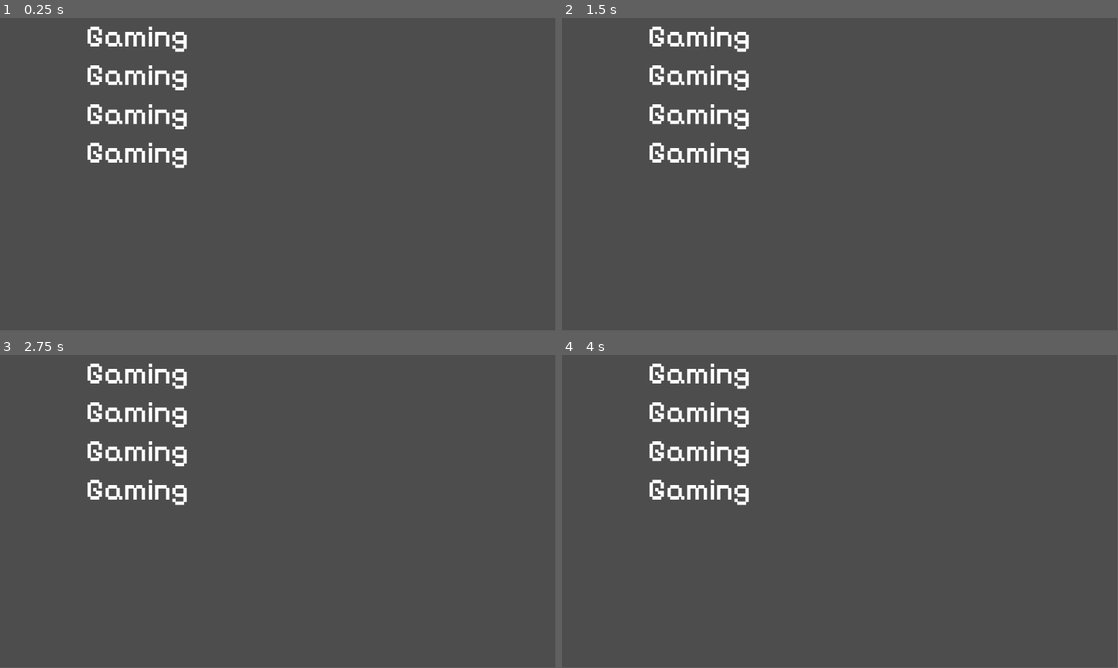
Above: before the commit, frames 1-4 (two rows, left to right).
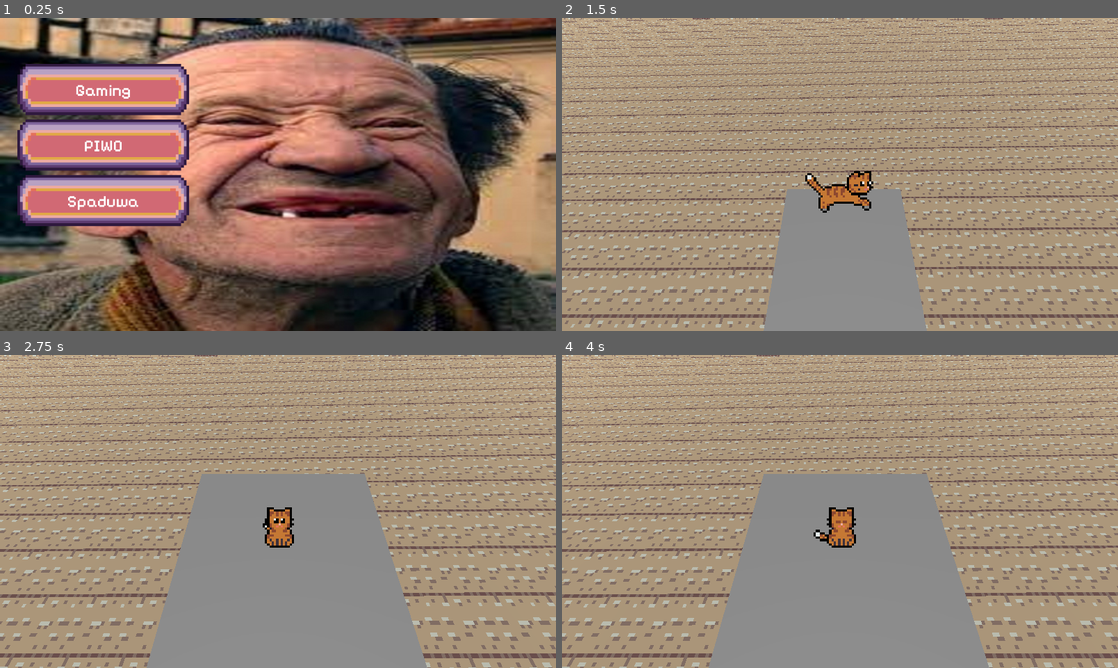
Above: after the commit, the same moments.

Repository: PieroganoReggiano/kot-puszek
Game: Godot game, scene res://meniusy/startowe_menu.tscn
Same seed, same stepped clock (60 frames per second), same inputs: the game is played once before the commit and once after it. This scene is started directly instead of the project's main scene.
Inputs (mouse positions are in pixels of both pictures, inside the frame that each line leads up to):
- Up to frame 1 (0.25 s): no input
- Up to frame 2 (1.5 s): click (701, 36) at 0.5 s, where only the run before the commit has a clickable "[center]Gaming[/center]"; click (667, 89) at 1.25 s, where only the run after the commit has a clickable "Gaming"
- Up to frame 3 (2.75 s): click (139, 411) at 2 s, where only the run before the commit has a clickable "[center]Gaming[/center]"
- Up to frame 4 (4 s): click (701, 452) at 2.75 s, where only the run before the commit has a clickable "[center]Gaming[/center]"; click (701, 489) at 3.5 s, where only the run before the commit has a clickable "[center]Gaming[/center]"
In our replay, the window is 799x449 before the commit and 800x450 after it. These sizes can differ from the game's own. Grey fills any space a smaller window leaves; there, only what the larger window draws over its background counts as a difference.

The runs differ from the first frame. In frame 1, 92% of the frame differs, in the area x 0-100%, y 0-100%; in frame 2, 100%; in frame 3, 100%; in frame 4, 100%.

Commit message:
meniu buttony (#12)
* ladne meniu juz

* przyciski cos robiom

Diff:
--- a/meniusy/StartoweMenu.gd
+++ b/meniusy/StartoweMenu.gd
@@ -1,5 +1,4 @@
 extends Control
-
 
 # Called when the node enters the scene tree for the first time.
 func _ready():
@@ -9,3 +8,15 @@
 # Called every frame. 'delta' is the elapsed time since the previous frame.
 func _process(delta):
 	pass
+
+
+func _on_start_pressed():
+	get_tree().change_scene_to_file("res://level.tscn")
+
+
+func _on_credits_pressed():
+	pass # Replace with function body.
+
+
+func _on_quit_pressed():
+	get_tree().root.free()
--- a/meniusy/startowe_menu.tscn
+++ b/meniusy/startowe_menu.tscn
@@ -1,8 +1,14 @@
-[gd_scene load_steps=4 format=3 uid="uid://b8cc880q1xue6"]
+[gd_scene load_steps=7 format=3 uid="uid://b8cc880q1xue6"]
 
 [ext_resource type="Script" path="res://meniusy/StartoweMenu.gd" id="1_pvf1y"]
 [ext_resource type="FontFile" uid="uid://dbaodg3evongo" path="res://foncik/PixelifySans-Medium.ttf" id="2_3hx21"]
-[ext_resource type="FontFile" uid="uid://chacug4g3swd3" path="res://foncik/PixelifySans-SemiBold.ttf" id="3_jduck"]
+[ext_resource type="Texture2D" uid="uid://bqlql4ljl21v5" path="res://meniusy/zulix.jpg" id="2_jmb5r"]
+[ext_resource type="Texture2D" uid="uid://c3wuh8o08c4jg" path="res://meniusy/butonik2.png" id="3_erpvv"]
+[ext_resource type="Texture2D" uid="uid://bvpy80pqxem3n" path="res://meniusy/butonik-najech2.png" id="4_5pvth"]
+
+[sub_resource type="LabelSettings" id="LabelSettings_on11e"]
+font = ExtResource("2_3hx21")
+font_size = 34
 
 [node name="StartoweMenu" type="Control"]
 layout_mode = 3
@@ -13,6 +19,16 @@
 grow_vertical = 2
 script = ExtResource("1_pvf1y")
 
+[node name="TextureRect" type="TextureRect" parent="."]
+layout_mode = 1
+anchors_preset = 15
+anchor_right = 1.0
+anchor_bottom = 1.0
+grow_horizontal = 2
+grow_vertical = 2
+texture = ExtResource("2_jmb5r")
+expand_mode = 1
+
 [node name="HSplitContainer" type="HSplitContainer" parent="."]
 layout_mode = 1
 anchors_preset = 15
@@ -21,87 +37,88 @@
 grow_horizontal = 2
 grow_vertical = 2
 
-[node name="VSplitContainer" type="VSplitContainer" parent="HSplitContainer"]
+[node name="MarginContainer" type="MarginContainer" parent="HSplitContainer"]
 layout_mode = 2
 size_flags_horizontal = 3
+size_flags_vertical = 3
+theme_override_constants/margin_left = 36
+theme_override_constants/margin_top = 95
+theme_override_constants/margin_right = 178
+theme_override_constants/margin_bottom = 212
 
-[node name="VBoxContainer2" type="VBoxContainer" parent="HSplitContainer/VSplitContainer"]
+[node name="VBoxContainer2" type="VBoxContainer" parent="HSplitContainer/MarginContainer"]
 layout_mode = 2
 size_flags_horizontal = 3
 size_flags_vertical = 3
 
-[node name="TextureButton" type="TextureButton" parent="HSplitContainer/VSplitContainer/VBoxContainer2"]
+[node name="Start" type="TextureButton" parent="HSplitContainer/MarginContainer/VBoxContainer2"]
 layout_mode = 2
 size_flags_vertical = 3
+action_mode = 0
+texture_normal = ExtResource("3_erpvv")
+texture_pressed = ExtResource("4_5pvth")
+texture_hover = ExtResource("4_5pvth")
+ignore_texture_size = true
+stretch_mode = 4
 
-[node name="RichTextLabel" type="RichTextLabel" parent="HSplitContainer/VSplitContainer/VBoxContainer2/TextureButton"]
+[node name="Label" type="Label" parent="HSplitContainer/MarginContainer/VBoxContainer2/Start"]
 layout_mode = 1
 anchors_preset = 15
 anchor_right = 1.0
 anchor_bottom = 1.0
 grow_horizontal = 2
 grow_vertical = 2
-theme_override_fonts/normal_font = ExtResource("2_3hx21")
-theme_override_fonts/bold_font = ExtResource("3_jduck")
-theme_override_font_sizes/normal_font_size = 63
-bbcode_enabled = true
-text = "[center]Gaming[/center]"
+text = "Gaming"
+label_settings = SubResource("LabelSettings_on11e")
+horizontal_alignment = 1
+vertical_alignment = 1
 
-[node name="TextureButton2" type="TextureButton" parent="HSplitContainer/VSplitContainer/VBoxContainer2"]
+[node name="Credits" type="TextureButton" parent="HSplitContainer/MarginContainer/VBoxContainer2"]
 layout_mode = 2
 size_flags_vertical = 3
+texture_normal = ExtResource("3_erpvv")
+texture_pressed = ExtResource("4_5pvth")
+texture_hover = ExtResource("4_5pvth")
+ignore_texture_size = true
+stretch_mode = 4
 
-[node name="RichTextLabel" type="RichTextLabel" parent="HSplitContainer/VSplitContainer/VBoxContainer2/TextureButton2"]
+[node name="Label" type="Label" parent="HSplitContainer/MarginContainer/VBoxContainer2/Credits"]
 layout_mode = 1
 anchors_preset = 15
 anchor_right = 1.0
 anchor_bottom = 1.0
 grow_horizontal = 2
 grow_vertical = 2
-theme_override_fonts/normal_font = ExtResource("2_3hx21")
-theme_override_fonts/bold_font = ExtResource("3_jduck")
-theme_override_font_sizes/normal_font_size = 63
-bbcode_enabled = true
-text = "[center]Gaming[/center]"
+text = "PIWO"
+label_settings = SubResource("LabelSettings_on11e")
+horizontal_alignment = 1
+vertical_alignment = 1
 
-[node name="TextureButton3" type="TextureButton" parent="HSplitContainer/VSplitContainer/VBoxContainer2"]
+[node name="Quit" type="TextureButton" parent="HSplitContainer/MarginContainer/VBoxContainer2"]
 layout_mode = 2
 size_flags_vertical = 3
+texture_normal = ExtResource("3_erpvv")
+texture_pressed = ExtResource("4_5pvth")
+texture_hover = ExtResource("4_5pvth")
+ignore_texture_size = true
+stretch_mode = 4
 
-[node name="RichTextLabel" type="RichTextLabel" parent="HSplitContainer/VSplitContainer/VBoxContainer2/TextureButton3"]
+[node name="Label" type="Label" parent="HSplitContainer/MarginContainer/VBoxContainer2/Quit"]
 layout_mode = 1
 anchors_preset = 15
 anchor_right = 1.0
 anchor_bottom = 1.0
 grow_horizontal = 2
 grow_vertical = 2
-theme_override_fonts/normal_font = ExtResource("2_3hx21")
-theme_override_fonts/bold_font = ExtResource("3_jduck")
-theme_override_font_sizes/normal_font_size = 63
-bbcode_enabled = true
-text = "[center]Gaming[/center]"
-
-[node name="TextureButton4" type="TextureButton" parent="HSplitContainer/VSplitContainer/VBoxContainer2"]
-layout_mode = 2
-size_flags_vertical = 3
-
-[node name="RichTextLabel" type="RichTextLabel" parent="HSplitContainer/VSplitContainer/VBoxContainer2/TextureButton4"]
-layout_mode = 1
-anchors_preset = 15
-anchor_right = 1.0
-anchor_bottom = 1.0
-grow_horizontal = 2
-grow_vertical = 2
-theme_override_fonts/normal_font = ExtResource("2_3hx21")
-theme_override_fonts/bold_font = ExtResource("3_jduck")
-theme_override_font_sizes/normal_font_size = 63
-bbcode_enabled = true
-text = "[center]Gaming[/center]"
-
-[node name="Control" type="Control" parent="HSplitContainer/VSplitContainer"]
-layout_mode = 2
-size_flags_vertical = 3
+text = "Spaduwa"
+label_settings = SubResource("LabelSettings_on11e")
+horizontal_alignment = 1
+vertical_alignment = 1
 
 [node name="Control" type="Control" parent="HSplitContainer"]
 layout_mode = 2
 size_flags_horizontal = 3
+
+[connection signal="pressed" from="HSplitContainer/MarginContainer/VBoxContainer2/Start" to="." method="_on_start_pressed"]
+[connection signal="pressed" from="HSplitContainer/MarginContainer/VBoxContainer2/Credits" to="." method="_on_credits_pressed"]
+[connection signal="pressed" from="HSplitContainer/MarginContainer/VBoxContainer2/Quit" to="." method="_on_quit_pressed"]
--- a/project.godot
+++ b/project.godot
@@ -14,6 +14,10 @@
 run/main_scene="res://level.tscn"
 config/features=PackedStringArray("4.2", "Forward Plus")
 config/icon="res://icon.svg"
+
+[display]
+
+window/stretch/mode="viewport"
 
 [input]
 
Binary file added: meniusy/butonik-najech.png
Not shown, added: meniusy/butonik-najech.png.import
Binary file added: meniusy/butonik-najech2.png
Not shown, added: meniusy/butonik-najech2.png.import
Binary file added: meniusy/butonik.png
Not shown, added: meniusy/butonik.png.import
Binary file added: meniusy/butonik2.png
Not shown, added: meniusy/butonik2.png.import
Binary file added: meniusy/zulix.jpg
Not shown, added: meniusy/zulix.jpg.import
